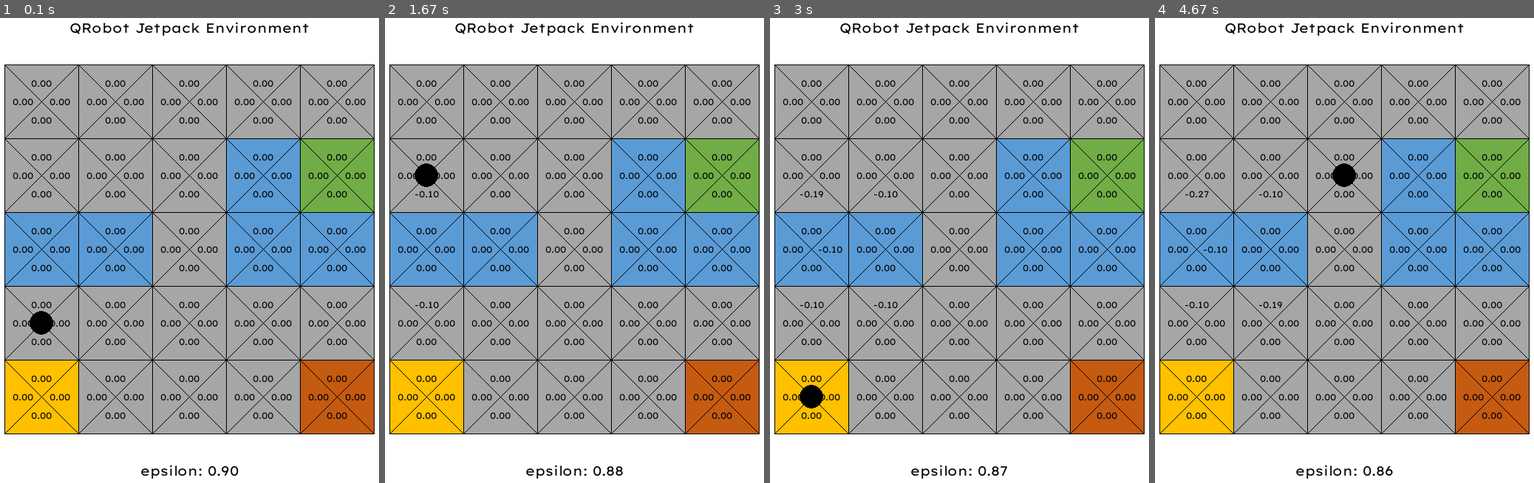
Above: before the commit, frames 1-4 (left to right).
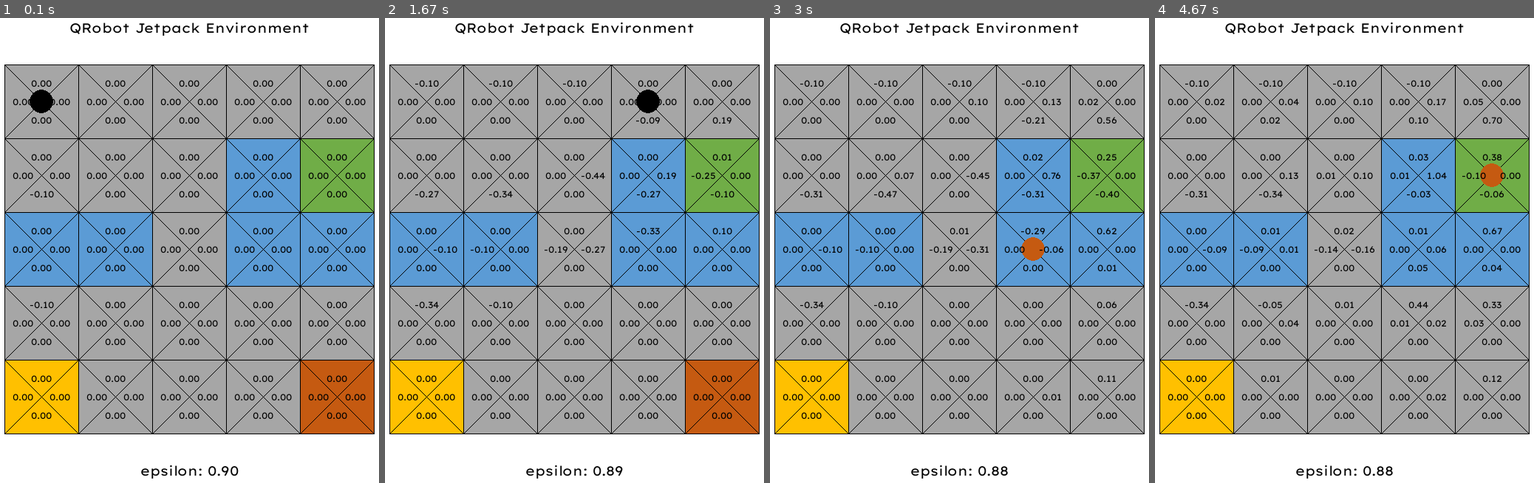
Above: after the commit, the same moments.

Repository: alppotuk/blg435e-reinforcement-learning-hw
Game: pygame game, started from problem-2/main.py
The game is run twice, just before and just after one commit, with the same random seed, the same clock (stepped at 60 frames per second) and the same inputs.
Inputs:
- Up to frame 1 (0.1 s): no input
- Up to frame 2 (1.67 s): tap Space at 0.33 s
- Up to frame 3 (3 s): tap Space at 2.17, 2.5 s
- Up to frame 4 (4.67 s): no input

The runs differ from the first frame. In frame 1, 0.6% of the frame differs, in the area x 7-15%, y 15-69%; in frame 2, 1.5%; in frame 3, 4.7%; in frame 4, 5.1%, in the area x 7-99%, y 13-99%.

Commit message:
report progress made

Diff:
--- a/problem-2/QRobot.py
+++ b/problem-2/QRobot.py
@@ -26,7 +26,6 @@
         if self.given_trajectories == 1:
             if(self.trajectory_iterator < len(GIVEN_TRAJECTORIES_1)):
                 action =  GIVEN_TRAJECTORIES_1[self.trajectory_iterator]
-                print(action)
                 self.trajectory_iterator += 1
                 self.move_robot(action)
                 return action
--- a/problem-2/config.py
+++ b/problem-2/config.py
@@ -1,5 +1,5 @@
 # q value and epsilon calculation parameters
-DECAY_RATE = 0.999
+DECAY_RATE = 0.99995
 EPS_MIN = 0.1
 EPS_MAX = 0.9
 ALPHA = 0.1
--- a/problem-2/main.py
+++ b/problem-2/main.py
@@ -5,7 +5,7 @@
 from NaiveRobot import NaiveRobot # a robot that moves randomly (used to build the environment)
 from QRobot import QRobot
 
-robot= QRobot(q_table_mode="zeros", given_trajectories=None, robot_speed=10)
+robot= QRobot(q_table_mode="zeros", given_trajectories=None, robot_speed=1000)
 # q table modes => "zeros", "random" | given trajectory modes => None, 1, 2 | robot speed suggestions => 10, 100, 1000
 env = GridWorldEnv(robot=robot, mode="jetpack")
 # environment modes => "vanilla", "jetpack"
Binary file added: docs/imgs/agennt-learnt-jetpack.png
Binary file added: docs/imgs/agent-learnt-vanilla.png
Binary file added: docs/imgs/p2-trajectory1-after.png
Binary file added: docs/imgs/p2-trajectory1-before.png
Binary file added: docs/imgs/p2-trajectory2-after.png
Binary file added: docs/imgs/p2-trajectory2-before.png
